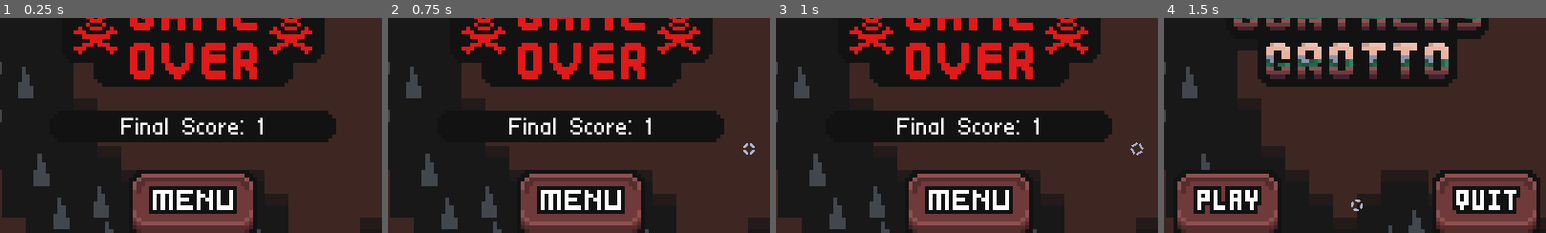
Above: before the commit, frames 1-4 (left to right).
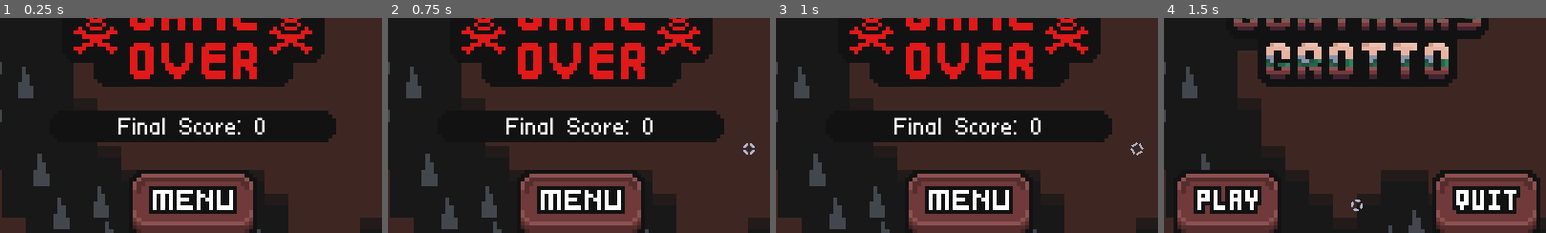
Above: after the commit, the same moments.

Repository: AyUpItsAli/Gunthers-Grotto-Coursework
Game: Godot game, scene res://GUI/GameOverScreen/GameOverScreen.tscn
The game is run twice, just before and just after one commit, with the same random seed, the same clock (stepped at 60 frames per second) and the same inputs. This scene is started directly instead of the project's main scene.
Inputs (mouse positions are % of the whole screen's width and height, from its top left):
- Up to frame 1 (0.25 s): no input
- Up to frame 2 (0.75 s): tap Enter (force_exit_cave) at 0.5 s; move the mouse to (72, 45) at 0.52 s; hold D (move_right) from 0.53 s (still down); hold 3 (equip_dynamite) from 0.53 s (still down)
- Up to frame 3 (1 s): keep holding D (move_right); keep holding 3 (equip_dynamite)
- Up to frame 4 (1.5 s): release D (move_right) at 1.25 s; release 3 (equip_dynamite) at 1.25 s; click (50, 58) at 1.25 s
The pictures show only the part of the screen within x 25-75%, y 15-65%; the shares and areas given below are measured in that part.

The runs differ from the first frame. In frame 1, 1.4% of the frame differs, in the area x 31-70%, y 46-55%; in frame 2, 1.4%; in frame 3, 1.4%; in frame 4, nothing differs.

Commit message:
Display final score in Game Over screen

Diff:
--- a/GUI/GameOverScreen/GameOverScreen.gd
+++ b/GUI/GameOverScreen/GameOverScreen.gd
@@ -1,9 +1,11 @@
 extends Control
 
+onready var final_score_label = $FinalScore/Label
 onready var menu_button = $MenuButton
 
 func _ready():
 	menu_button.connect("pressed", self, "on_menu_button_pressed")
+	final_score_label.text = "Final Score: " + str(GameManager.cave_depth)
 
 func on_menu_button_pressed():
 	# Prevent the user from pressing the button again
